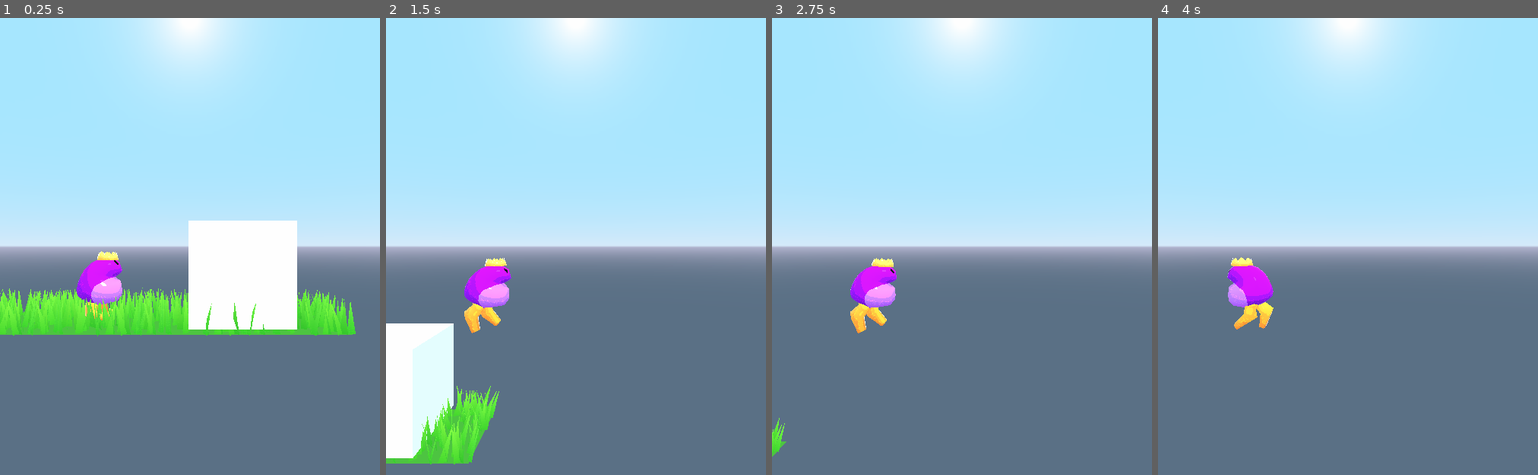
Above: before the commit, frames 1-4 (left to right).
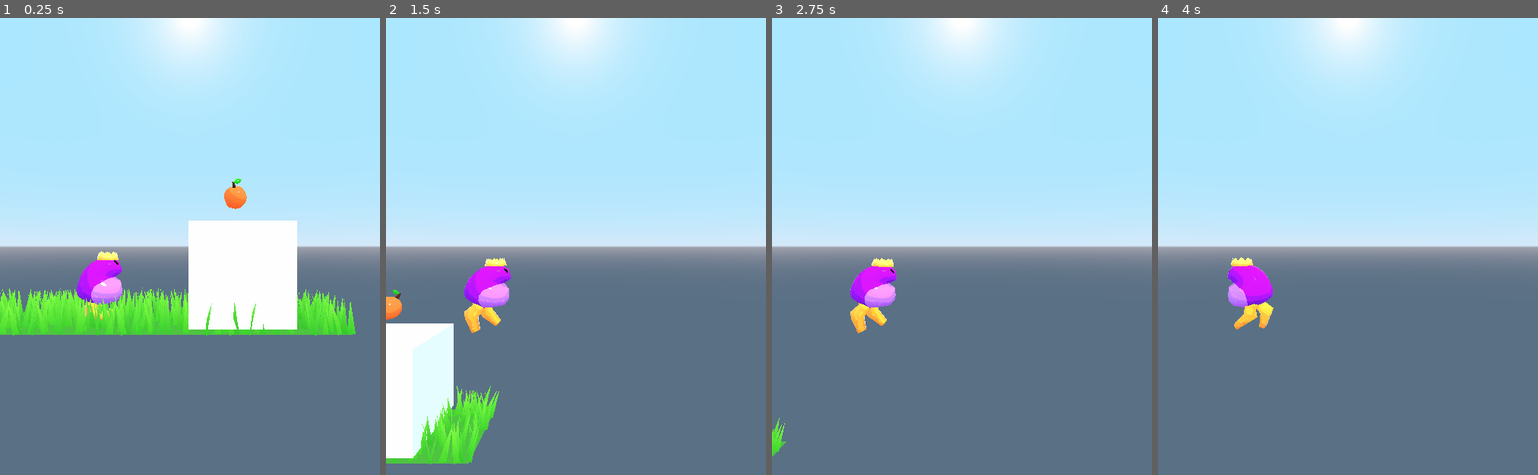
Above: after the commit, the same moments.

Repository: kiwijuice56/polliwog-king-2
Game: Godot game, scene res://Main.tscn
Same seed, same stepped clock (60 frames per second), same inputs: the game is played once before the commit and once after it.
Inputs:
- Up to frame 1 (0.25 s): no input
- Up to frame 2 (1.5 s): tap Enter (ui_accept) at 0.5, 0.77, 0.8, 1.07, 1.35 s; hold Right (ui_right) 0.53-1.28 s; tap Shift (ui_accept2) at 0.6 s; hold Left (ui_left) from 1.28 s (still down)
- Up to frame 3 (2.75 s): tap Enter (ui_accept) at 1.52, 1.82, 2.3 s; tap Shift (ui_accept2) at 1.55, 2.1 s; release Left (ui_left) at 2.03 s; hold Right (ui_right) from 2.03 s (still down)
- Up to frame 4 (4 s): tap Shift (ui_accept2) at 2.85 s; tap Enter (ui_accept) at 3.02, 3.32, 3.6, 3.77 s; release Right (ui_right) at 3.53 s; hold Left (ui_left) from 3.53 s (still down)

The runs differ from the first frame. In frame 1, 1.0% of the frame differs, in the area x 0-100%, y 35-65%; in frame 2, 1.2%, in the area x 0-100%, y 50-66%; in frame 3, 1.0%; in frame 4, 1.0%.

Commit message:
Tongue position bug fix
Fixed the tongue not finding the correct bone to follow.

Diff:
--- a/Main.tscn
+++ b/Main.tscn
@@ -60,6 +60,7 @@
 size = 2.15
 
 [node name="Orange" parent="." instance=ExtResource( 4 )]
+transform = Transform( -0.511226, -0.192566, -0.837596, 0.383022, 0.821394, -0.422618, 0.769378, -0.536871, -0.346161, 2.97258, 2.37705, 0 )
 
 [node name="Grass" type="Spatial" parent="."]
 
--- a/Main/Player/Tongue/tongue.gd
+++ b/Main/Player/Tongue/tongue.gd
@@ -32,8 +32,8 @@
 
 func spit():
 	visible = true
-	global_transform.origin.x = (skeleton.global_transform * skeleton.get_bone_global_pose(10)).origin.x
-	global_transform.origin.z = (skeleton.global_transform * skeleton.get_bone_global_pose(10)).origin.z
+	global_transform.origin.x = (skeleton.global_transform * skeleton.get_bone_global_pose(skeleton.find_bone("Tongue"))).origin.x
+	global_transform.origin.z = (skeleton.global_transform * skeleton.get_bone_global_pose(skeleton.find_bone("Tongue"))).origin.z
 	$Tween.stop_all()
 	$Tween.interpolate_property($Tip, "translation:z", $Tip.translation.z, distance, spit_time/2, Tween.TRANS_CUBIC, Tween.EASE_IN)
 	$Tween.interpolate_property($Cylinder, "translation:z", $Cylinder.translation.z, distance/2, spit_time/2, Tween.TRANS_CUBIC, Tween.EASE_IN)
@@ -43,4 +43,4 @@
 
 func _process(_delta):
 	if visible:
-		global_transform.origin.y = (skeleton.global_transform * skeleton.get_bone_global_pose(10)).origin.y
+		global_transform.origin.y = (skeleton.global_transform * skeleton.get_bone_global_pose(skeleton.find_bone("Tongue"))).origin.y
--- a/default_env.tres
+++ b/default_env.tres
@@ -1,10 +1,10 @@
 [gd_resource type="Environment" load_steps=2 format=2]
 
 [sub_resource type="ProceduralSky" id=1]
-sky_top_color = Color( 0.65098, 0.901961, 1, 1 )
+sky_top_color = Color( 0.670588, 0.905882, 1, 1 )
 sky_curve = 0.0706126
 ground_bottom_color = Color( 0.352941, 0.439216, 0.521569, 1 )
-ground_horizon_color = Color( 0.705882, 0.713726, 0.819608, 1 )
+ground_horizon_color = Color( 0.639216, 0.643137, 0.686275, 1 )
 ground_energy = 1.01
 
 [resource]
